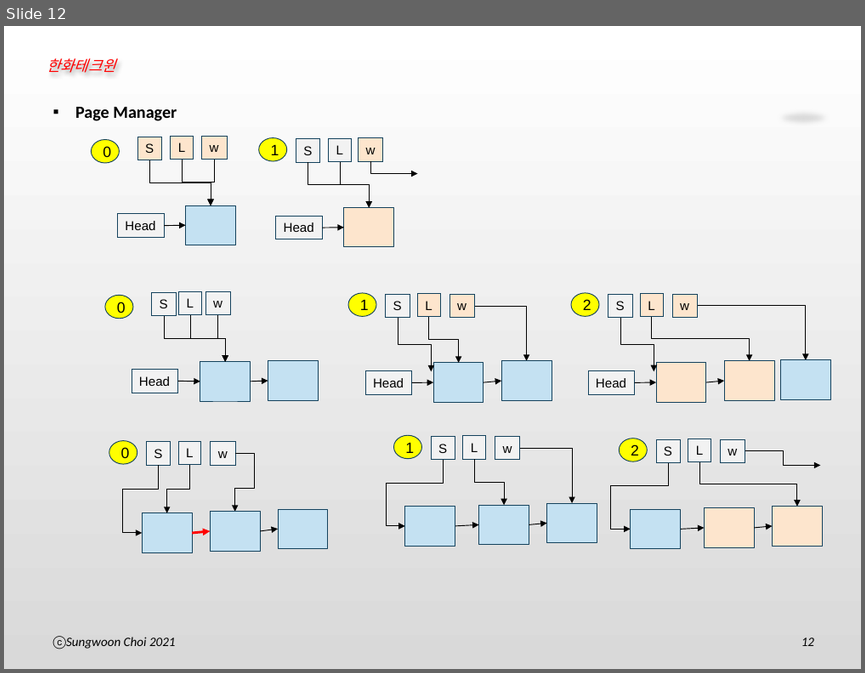
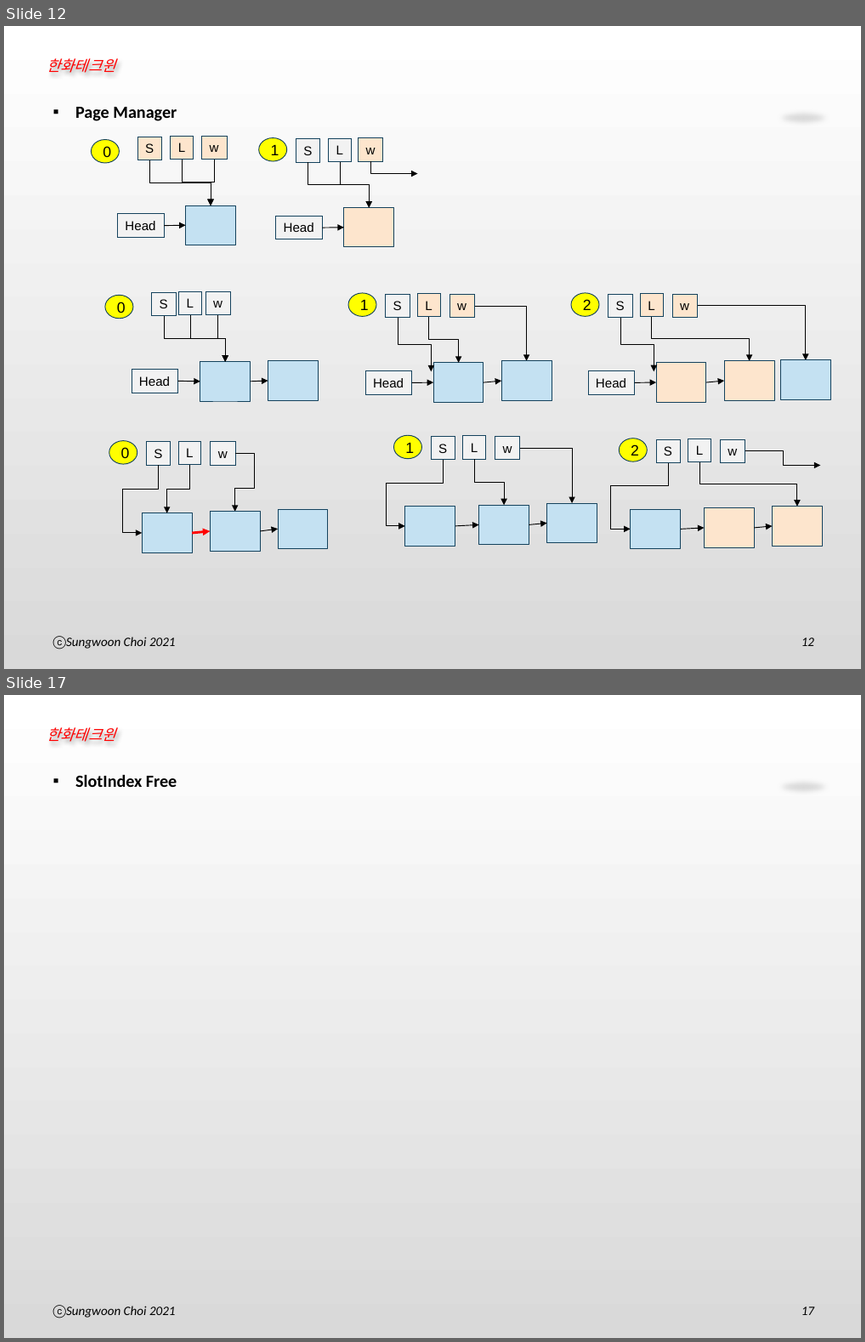
Before and after one commit to choi1019/MemoryWindows, a slide deck: 진행.pptx. Shown one above the other, each under a label of ours: slide 12 before the commit, slides 12 and 17 after it; the slides between them are not shown. The pictures are 865x673 and 865x1342 pixels, drawn with LibreOffice and Linux fonts; fonts in the diff are those of the drawing; background and template pictures are left out. Boxes give left, top, right and bottom in pixels: in the first picture for what was removed or moved away, otherwise in the second. Text is boxed around its words. In the diff, an @@ line names an element or a change of style, - is before the commit and + after.

```diff
--- a/진행.pptx
+++ b/진행.pptx
@@ slide 17 added at [4,695,861,1338], background gradient #FFFFFF to #D9D9D9; not listed: 2 template elements that a slide beside it also shows @@
@@ text added at [75,775,177,787], 16 pt, text #000000, bold @@
+▪ SlotIndex Free
@@ text added at [66,1305,176,1317], 12 pt, text #000000, italic @@
+ⓒ Sungwoon Choi 2021
@@ page number added at [801,1306,814,1315], 12 pt, text #000000, italic @@
+17
```
Also in this commit, not shown: 1 slide changed, 1 other slide added, 2 other files.
